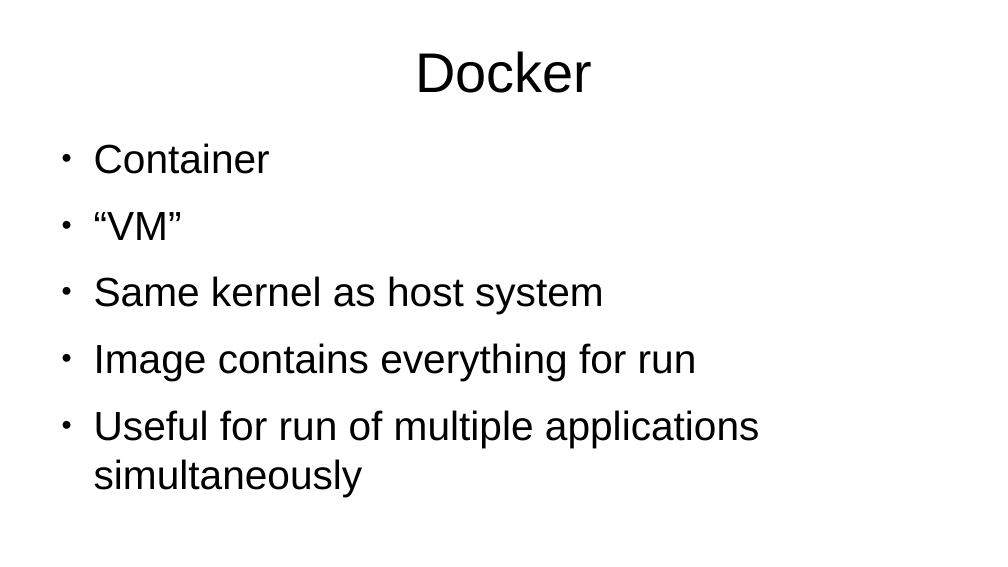
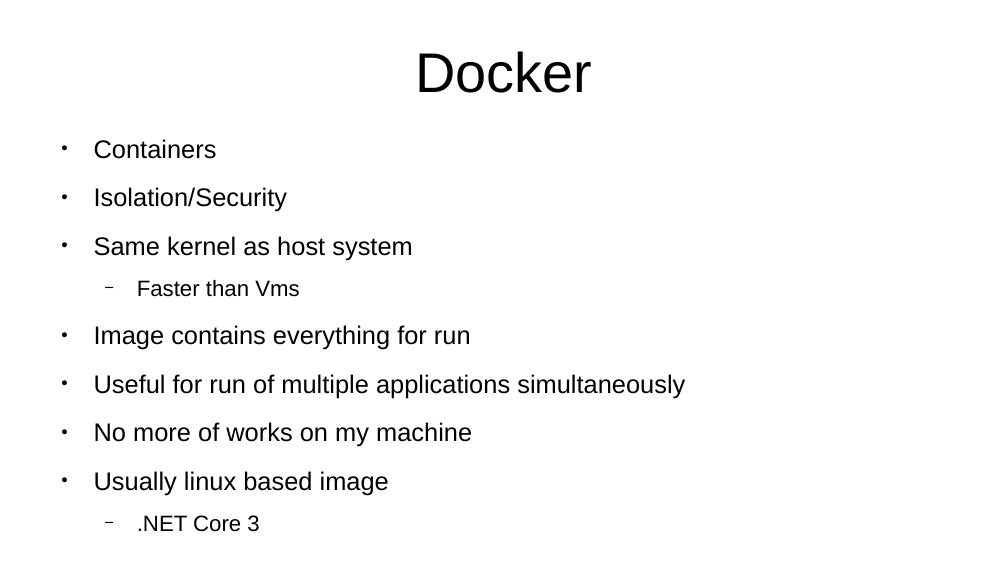
Before and after one commit to mano-cz/OpenshiftPresentation, a slide deck: slide 5 of RawContent.odp (slide 6 before the commit). Drawn at 1008x567 pixels with LibreOffice and Linux fonts; fonts in the diff are those of the drawing. Boxes give left, top, right and bottom in pixels: in the first picture for what was removed or moved away, otherwise in the second. Text is boxed around its words. In the diff, an @@ line names an element or a change of style, - is before the commit and + after.

```diff
--- a/RawContent.odp
+++ b/RawContent.odp
@@ text at box(94, 139, 287, 212): text changed; size 32 to 20 pt @@
-● Container
-● “VM”
+● Containers
+● Isolation/Security
@@ text at box(94, 236, 685, 398): size 32 to 20 pt in "Same kernel as host system", "Image contains everything for run", "Useful for run of multiple applications simultaneously" @@
@@ text at box(137, 280, 299, 297): paragraph added @@
+  − Faster than Vms
@@ text at box(94, 422, 472, 532): paragraphs added @@
+● No more of works on my machine
+● Usually linux based image
+  − .NET Core 3
```
Also in this commit, not shown: 1 other slide changed, 4 slides added, 3 slides removed.
